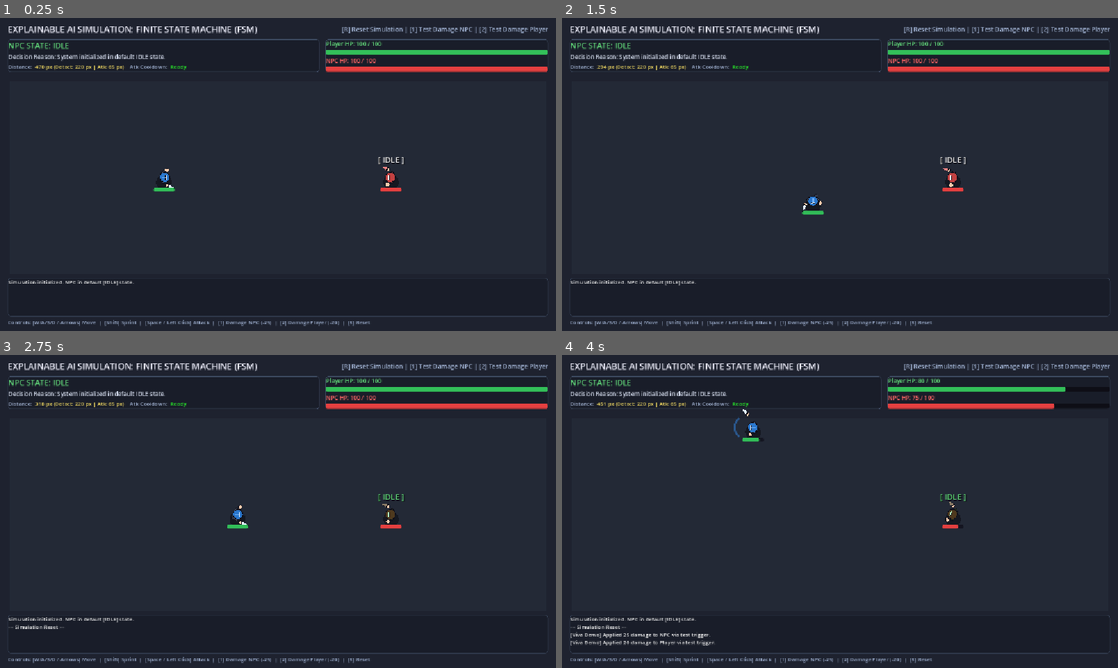
Above: before the commit, frames 1-4 (two rows, left to right).
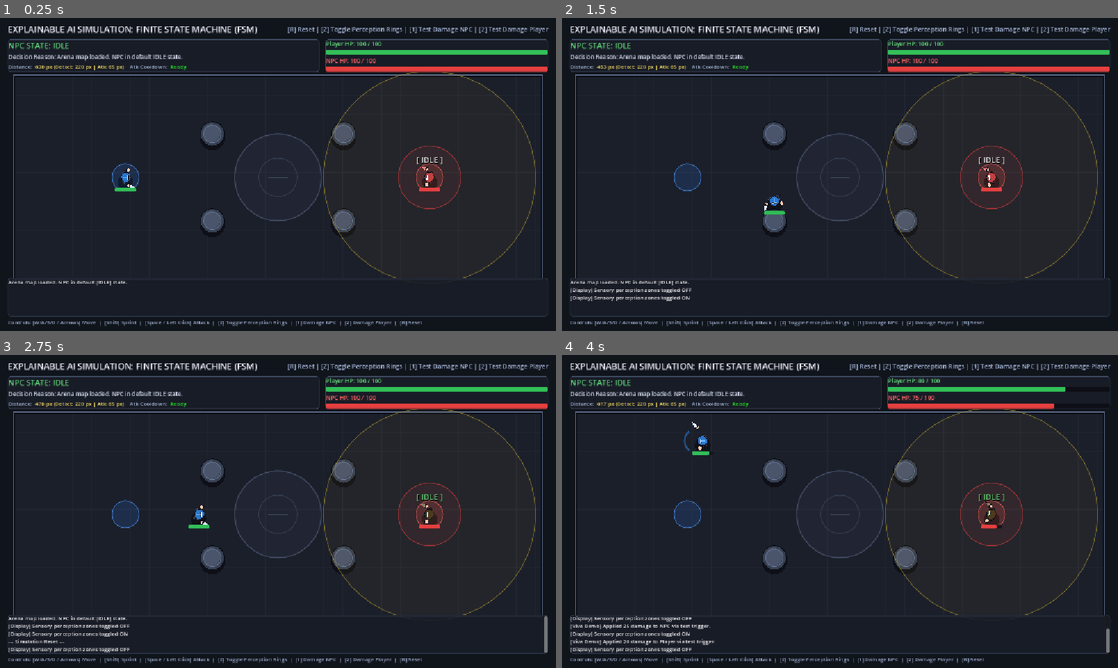
Above: after the commit, the same moments.

Repository: Prats1729/adaptive-npc-ai-FSM
Game: Godot game, scene res://scenes/arena.tscn
Same seed, same stepped clock (60 frames per second), same inputs: the game is played once before the commit and once after it.
Inputs (mouse positions are in pixels of both pictures, inside the frame that each line leads up to):
- Up to frame 1 (0.25 s): no input
- Up to frame 2 (1.5 s): tap Enter (ui_accept) at 0.5, 0.77 s; move the mouse to (962, 158) at 0.52 s; hold Right (ui_right) 0.53-1.28 s; tap Z at 0.6, 1.35 s; click (962, 158) at 0.67 s; move the mouse to (728, 190) at 1.27 s; hold Down (ui_down) from 1.28 s (still down)
- Up to frame 3 (2.75 s): tap Enter (ui_accept) at 1.52 s; move the mouse to (333, 442) at 2.02 s; release Down (ui_down) at 2.03 s; hold Right (ui_right) from 2.03 s (still down); tap R at 2.1 s; tap Z at 2.3 s
- Up to frame 4 (4 s): move the mouse to (812, 574) at 2.77 s; release Right (ui_right) at 2.78 s; hold Up (ui_up) 2.78-3.53 s; tap 1 at 2.85 s; click (812, 574) at 2.92 s; tap Enter (ui_accept) at 3.02, 3.77 s; tap Z at 3.05, 3.8 s; move the mouse to (1006, 558) at 3.52 s; hold Left (ui_left) from 3.53 s (still down); tap 2 at 3.6 s

The runs differ from the first frame. In frame 1, 5.9% of the frame differs, in the area x 1-99%, y 2-99%; in frame 2, 6.3%; in frame 3, 6.7%; in frame 4, 7.0%.

Commit message:
changed Map

Diff:
--- a/scenes/arena.tscn
+++ b/scenes/arena.tscn
@@ -1,20 +1,24 @@
 [gd_scene format=3 uid="uid://jqvpjvgqg6w5"]
 
 [ext_resource type="Script" uid="uid://ctiysp7ucfs57" path="res://scripts/arena.gd" id="1_olpmc"]
-[ext_resource type="PackedScene" uid="uid://x0pv8aasw4v8" path="res://scenes/player.tscn" id="1_e05a3"]
-[ext_resource type="PackedScene" uid="uid://lrlmfejpbkt7" path="res://scenes/enemy_npc.tscn" id="2_wl4x5"]
+[ext_resource type="Script" uid="uid://bv8w7v2w86l1q" path="res://scripts/arena_map.gd" id="2_arena_map"]
+[ext_resource type="PackedScene" uid="uid://x0pv8aasw4v8" path="res://scenes/player.tscn" id="3_e05a3"]
+[ext_resource type="PackedScene" uid="uid://lrlmfejpbkt7" path="res://scenes/enemy_npc.tscn" id="4_wl4x5"]
 
 [sub_resource type="RectangleShape2D" id="RectangleShape2D_top"]
-size = Vector2(1152, 20)
+size = Vector2(1100, 20)
 
 [sub_resource type="RectangleShape2D" id="RectangleShape2D_bottom"]
-size = Vector2(1152, 20)
+size = Vector2(1100, 20)
 
 [sub_resource type="RectangleShape2D" id="RectangleShape2D_left"]
-size = Vector2(20, 648)
+size = Vector2(20, 430)
 
 [sub_resource type="RectangleShape2D" id="RectangleShape2D_right"]
-size = Vector2(20, 648)
+size = Vector2(20, 430)
+
+[sub_resource type="CircleShape2D" id="CircleShape2D_pillar"]
+radius = 24.0
 
 [sub_resource type="StyleBoxFlat" id="StyleBoxFlat_panel"]
 bg_color = Color(0.0980392, 0.113725, 0.156863, 0.88)
@@ -56,41 +60,53 @@
 [node name="Arena" type="Node2D" unique_id=635482318]
 script = ExtResource("1_olpmc")
 
-[node name="ColorRect" type="ColorRect" parent="." unique_id=1469901882]
+[node name="Background" type="ColorRect" parent="." unique_id=1469901882]
 offset_right = 1152.0
 offset_bottom = 648.0
-color = Color(0.12549, 0.141176, 0.188235, 1)
-
-[node name="FloorGrid" type="ColorRect" parent="." unique_id=1469901883]
-offset_left = 20.0
-offset_top = 130.0
-offset_right = 1132.0
-offset_bottom = 530.0
-color = Color(0.160784, 0.180392, 0.235294, 0.6)
+color = Color(0.08, 0.09, 0.12, 1)
+
+[node name="ArenaMap" type="Node2D" parent="." unique_id=1469901883]
+script = ExtResource("2_arena_map")
 
 [node name="Walls" type="StaticBody2D" parent="." unique_id=1800397950]
 
 [node name="TopWall" type="CollisionShape2D" parent="Walls" unique_id=2112086403]
-position = Vector2(576, 120)
+position = Vector2(576, 110)
 shape = SubResource("RectangleShape2D_top")
 
 [node name="BottomWall" type="CollisionShape2D" parent="Walls" unique_id=227861339]
-position = Vector2(576, 540)
+position = Vector2(576, 550)
 shape = SubResource("RectangleShape2D_bottom")
 
 [node name="LeftWall" type="CollisionShape2D" parent="Walls" unique_id=1393362298]
-position = Vector2(10, 330)
+position = Vector2(20, 330)
 shape = SubResource("RectangleShape2D_left")
 
 [node name="RightWall" type="CollisionShape2D" parent="Walls" unique_id=1676785476]
-position = Vector2(1142, 330)
+position = Vector2(1132, 330)
 shape = SubResource("RectangleShape2D_right")
 
-[node name="Player" parent="." unique_id=360769071 instance=ExtResource("1_e05a3")]
-position = Vector2(340, 330)
-
-[node name="EnemyNPC" parent="." unique_id=1502939056 instance=ExtResource("2_wl4x5")]
-position = Vector2(810, 330)
+[node name="PillarTopLeft" type="CollisionShape2D" parent="Walls" unique_id=101010101]
+position = Vector2(440, 240)
+shape = SubResource("CircleShape2D_pillar")
+
+[node name="PillarTopRight" type="CollisionShape2D" parent="Walls" unique_id=101010102]
+position = Vector2(712, 240)
+shape = SubResource("CircleShape2D_pillar")
+
+[node name="PillarBottomLeft" type="CollisionShape2D" parent="Walls" unique_id=101010103]
+position = Vector2(440, 420)
+shape = SubResource("CircleShape2D_pillar")
+
+[node name="PillarBottomRight" type="CollisionShape2D" parent="Walls" unique_id=101010104]
+position = Vector2(712, 420)
+shape = SubResource("CircleShape2D_pillar")
+
+[node name="Player" parent="." unique_id=360769071 instance=ExtResource("3_e05a3")]
+position = Vector2(260, 330)
+
+[node name="EnemyNPC" parent="." unique_id=1502939056 instance=ExtResource("4_wl4x5")]
+position = Vector2(890, 330)
 
 [node name="WorldEnvironment" type="WorldEnvironment" parent="." unique_id=671403823]
 environment = SubResource("Environment_eo7yt")
@@ -129,7 +145,7 @@
 layout_mode = 2
 theme_override_colors/font_color = Color(0.65, 0.72, 0.85, 1)
 theme_override_font_sizes/font_size = 13
-text = "[R] Reset Simulation | [1] Test Damage NPC | [2] Test Damage Player"
+text = "[R] Reset | [Z] Toggle Perception Rings | [1] Test Damage NPC | [2] Test Damage Player"
 
 [node name="TopSection" type="HBoxContainer" parent="HUD/MarginContainer/VBoxContainer" unique_id=987654328]
 layout_mode = 2
@@ -155,7 +171,7 @@
 layout_mode = 2
 theme_override_colors/font_color = Color(0.85, 0.88, 0.95, 1)
 theme_override_font_sizes/font_size = 12
-text = "Decision Reason: System initialized in default IDLE state."
+text = "Decision Reason: Arena map loaded. NPC in default IDLE state."
 autowrap_mode = 2
 
 [node name="Metrics" type="HBoxContainer" parent="HUD/MarginContainer/VBoxContainer/TopSection/AIStatusPanel/VBox" unique_id=987654333]
@@ -171,7 +187,7 @@
 layout_mode = 2
 theme_override_colors/font_color = Color(1, 0.9, 0.4, 1)
 theme_override_font_sizes/font_size = 11
-text = "470 px (Detect: 220 px | Atk: 60 px)"
+text = "630 px (Detect: 220 px | Atk: 65 px)"
 
 [node name="Sep" type="VSeparator" parent="HUD/MarginContainer/VBoxContainer/TopSection/AIStatusPanel/VBox/Metrics" unique_id=987654336]
 layout_mode = 2
@@ -243,7 +259,7 @@
 theme_override_font_sizes/normal_font_size = 11
 theme_override_font_sizes/bold_font_size = 11
 bbcode_enabled = true
-text = "[b][00:00][/b] Simulation Initialized."
+text = "[b][00:00][/b] Arena map loaded."
 scroll_following = true
 
 [node name="ControlsFooter" type="HBoxContainer" parent="HUD/MarginContainer/VBoxContainer/BottomSection" unique_id=987654349]
@@ -254,4 +270,4 @@
 size_flags_horizontal = 3
 theme_override_colors/font_color = Color(0.65, 0.72, 0.85, 1)
 theme_override_font_sizes/font_size = 11
-text = "Controls: [W/A/S/D / Arrows] Move  |  [Shift] Sprint  |  [Space / Left Click] Attack  |  [1] Damage NPC (-25)  |  [2] Damage Player (-20)  |  [R] Reset"
+text = "Controls: [W/A/S/D / Arrows] Move  |  [Shift] Sprint  |  [Space / Left Click] Attack  |  [Z] Toggle Perception Rings  |  [1] Damage NPC  |  [2] Damage Player  |  [R] Reset"
--- a/scripts/arena.gd
+++ b/scripts/arena.gd
@@ -9,7 +9,8 @@
 
 @onready var player: CharacterBody2D = $Player
 @onready var enemy: CharacterBody2D = $EnemyNPC
-@onready var fsm: Node = $EnemyNPC/EnemyFSM if has_node("EnemyNPC/EnemyFSM") else ($EnemyNPC/Node if has_node("EnemyNPC/Node") else null)
+@onready var fsm: Node = $EnemyNPC/EnemyFSM if has_node("EnemyNPC/EnemyFSM") else null
+@onready var arena_map: Node2D = $ArenaMap if has_node("ArenaMap") else null
 
 # HUD UI References (CanvasLayer)
 @onready var state_badge: Label = $HUD/MarginContainer/VBoxContainer/TopSection/AIStatusPanel/VBox/StateBadge if has_node("HUD/MarginContainer/VBoxContainer/TopSection/AIStatusPanel/VBox/StateBadge") else null
@@ -24,8 +25,8 @@
 
 @onready var log_text_edit: RichTextLabel = $HUD/MarginContainer/VBoxContainer/BottomSection/LogPanel/LogContent if has_node("HUD/MarginContainer/VBoxContainer/BottomSection/LogPanel/LogContent") else null
 
-var player_start_pos: Vector2 = Vector2.ZERO
-var enemy_start_pos: Vector2 = Vector2.ZERO
+var player_start_pos: Vector2 = Vector2(260, 330)
+var enemy_start_pos: Vector2 = Vector2(890, 330)
 var simulation_time: float = 0.0
 var log_history: Array[String] = []
 
@@ -42,7 +43,7 @@
 		fsm.state_changed.connect(_on_fsm_state_changed)
 		fsm.telemetry_updated.connect(_on_fsm_telemetry_updated)
 
-	_add_log_entry("Simulation initialized. NPC in default [IDLE] state.")
+	_add_log_entry("Arena map loaded. NPC in default [IDLE] state.")
 	_update_vitals_ui()
 
 func _process(delta: float) -> void:
@@ -67,6 +68,13 @@
 		if player and is_instance_valid(player):
 			_add_log_entry("[Viva Demo] Applied 20 damage to Player via test trigger.")
 			player.take_damage(20)
+
+	# Press Z: Toggle Perception Range Overlay
+	elif event.keycode == KEY_Z:
+		if arena_map and "show_perception_zones" in arena_map:
+			arena_map.show_perception_zones = not arena_map.show_perception_zones
+			var status = "ON" if arena_map.show_perception_zones else "OFF"
+			_add_log_entry("[Display] Sensory perception zones toggled " + status)
 
 func reset_simulation() -> void:
 	simulation_time = 0.0
--- /dev/null
+++ b/scripts/arena_map.gd
@@ -0,0 +1,111 @@
+extends Node2D
+
+# ==============================================================================
+# PROCEDURAL ARENA MAP RENDERER
+# ------------------------------------------------------------------------------
+# Renders a sleek, high-visibility 2D top-down combat arena with:
+# - Stone floor tiles and subtle geometric combat ring
+# - Player & NPC spawn pads
+# - Perimeter stone walls with depth and beveling
+# - Obstacle pillars with drop shadows and collision bounds
+# - Real-time FSM sensory perception circles (Detection, Attack, Safe zones)
+# ==============================================================================
+
+@export var show_perception_zones: bool = true
+@export var arena_rect: Rect2 = Rect2(30, 120, 1092, 420)
+
+var enemy_npc: Node2D = null
+var enemy_fsm: Node = null
+
+# Obstacle pillar centers
+const PILLAR_POSITIONS = [
+	Vector2(440, 240),
+	Vector2(712, 240),
+	Vector2(440, 420),
+	Vector2(712, 420)
+]
+const PILLAR_RADIUS = 24.0
+
+func _ready() -> void:
+	enemy_npc = get_parent().get_node_or_null("EnemyNPC")
+	if enemy_npc:
+		enemy_fsm = enemy_npc.get_node_or_null("EnemyFSM")
+	queue_redraw()
+
+func _process(_delta: float) -> void:
+	if show_perception_zones and enemy_npc:
+		queue_redraw()
+
+func _draw() -> void:
+	# 1. Base Arena Floor
+	draw_rect(arena_rect, Color(0.12, 0.13, 0.17, 1.0), true)
+
+	# Subtle floor grid pattern (40px tiles)
+	var grid_color = Color(0.16, 0.18, 0.23, 0.5)
+	var x = arena_rect.position.x
+	while x <= arena_rect.end.x:
+		draw_line(Vector2(x, arena_rect.position.y), Vector2(x, arena_rect.end.y), grid_color, 1.0)
+		x += 40.0
+
+	var y = arena_rect.position.y
+	while y <= arena_rect.end.y:
+		draw_line(Vector2(arena_rect.position.x, y), Vector2(arena_rect.end.x, y), grid_color, 1.0)
+		y += 40.0
+
+	# 2. Central Arena Crest / Combat Ring
+	var center = arena_rect.get_center()
+	draw_circle(center, 90.0, Color(0.18, 0.20, 0.27, 0.35))
+	draw_arc(center, 90.0, 0, TAU, 48, Color(0.28, 0.32, 0.42, 0.8), 2.0, true)
+	draw_arc(center, 40.0, 0, TAU, 32, Color(0.28, 0.32, 0.42, 0.5), 1.5, true)
+	draw_line(center - Vector2(20, 0), center + Vector2(20, 0), Color(0.35, 0.4, 0.52, 0.6), 2.0)
+	draw_line(center - Vector2(0, 20), center + Vector2(0, 20), Color(0.35, 0.4, 0.52, 0.6), 2.0)
+
+	# 3. Spawn Pads
+	# Player Spawn (Left)
+	var p_spawn = Vector2(260, 330)
+	draw_circle(p_spawn, 28.0, Color(0.15, 0.35, 0.65, 0.25))
+	draw_arc(p_spawn, 28.0, 0, TAU, 24, Color(0.3, 0.6, 1.0, 0.6), 1.5, true)
+
+	# Enemy Spawn (Right)
+	var e_spawn = Vector2(890, 330)
+	draw_circle(e_spawn, 28.0, Color(0.65, 0.25, 0.25, 0.25))
+	draw_arc(e_spawn, 28.0, 0, TAU, 24, Color(1.0, 0.4, 0.4, 0.6), 1.5, true)
+
+	# 4. Obstacle Pillars
+	for pillar_pos in PILLAR_POSITIONS:
+		# Drop shadow
+		draw_circle(pillar_pos + Vector2(0, 8), PILLAR_RADIUS + 2.0, Color(0.0, 0.0, 0.0, 0.4))
+		# Outer stone outline
+		draw_circle(pillar_pos, PILLAR_RADIUS + 2.0, Color(0.07, 0.08, 0.11))
+		# Pillar body
+		draw_circle(pillar_pos, PILLAR_RADIUS, Color(0.22, 0.25, 0.32))
+		# Inner stone cap highlight
+		draw_circle(pillar_pos - Vector2(2, 2), PILLAR_RADIUS - 6.0, Color(0.29, 0.33, 0.42))
+		draw_arc(pillar_pos, PILLAR_RADIUS - 6.0, 0, TAU, 24, Color(0.38, 0.44, 0.55), 1.5, true)
+
+	# 5. Perimeter Wall Border Styling
+	var wall_border_color = Color(0.35, 0.40, 0.52, 1.0)
+	var wall_shadow_color = Color(0.05, 0.06, 0.08, 0.8)
+
+	# Inner shadow border
+	draw_rect(arena_rect, wall_shadow_color, false, 4.0)
+	# Beveled outer rim
+	draw_rect(Rect2(arena_rect.position - Vector2(2, 2), arena_rect.size + Vector2(4, 4)), wall_border_color, false, 2.5)
+
+	# 6. Real-Time Sensory Perception Zones (Drawn around Enemy NPC)
+	if show_perception_zones and enemy_npc and is_instance_valid(enemy_npc) and enemy_npc.current_health > 0:
+		var npc_pos = enemy_npc.global_position
+		var det_range = 220.0
+		var atk_range = 65.0
+
+		if enemy_fsm:
+			det_range = enemy_fsm.detection_range
+			atk_range = enemy_fsm.attack_range
+
+		# Detection Range Zone (Yellow/Amber translucent circle)
+		draw_circle(npc_pos, det_range, Color(1.0, 0.85, 0.2, 0.035))
+		draw_arc(npc_pos, det_range, 0, TAU, 48, Color(1.0, 0.85, 0.2, 0.35), 1.5, true)
+
+		# Attack Range Zone (Red translucent circle)
+		draw_circle(npc_pos, atk_range, Color(1.0, 0.25, 0.25, 0.06))
+		draw_arc(npc_pos, atk_range, 0, TAU, 32, Color(1.0, 0.25, 0.25, 0.5), 1.5, true)
Not shown, added: scripts/arena_map.gd.uid
